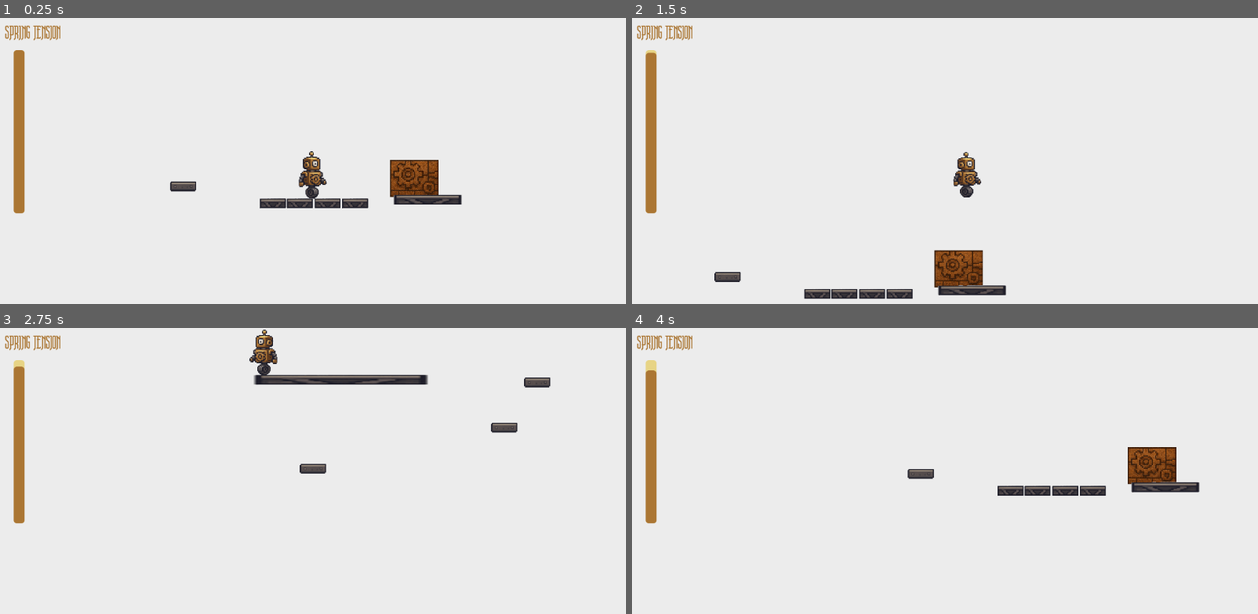
Above: before the commit, frames 1-4 (two rows, left to right).
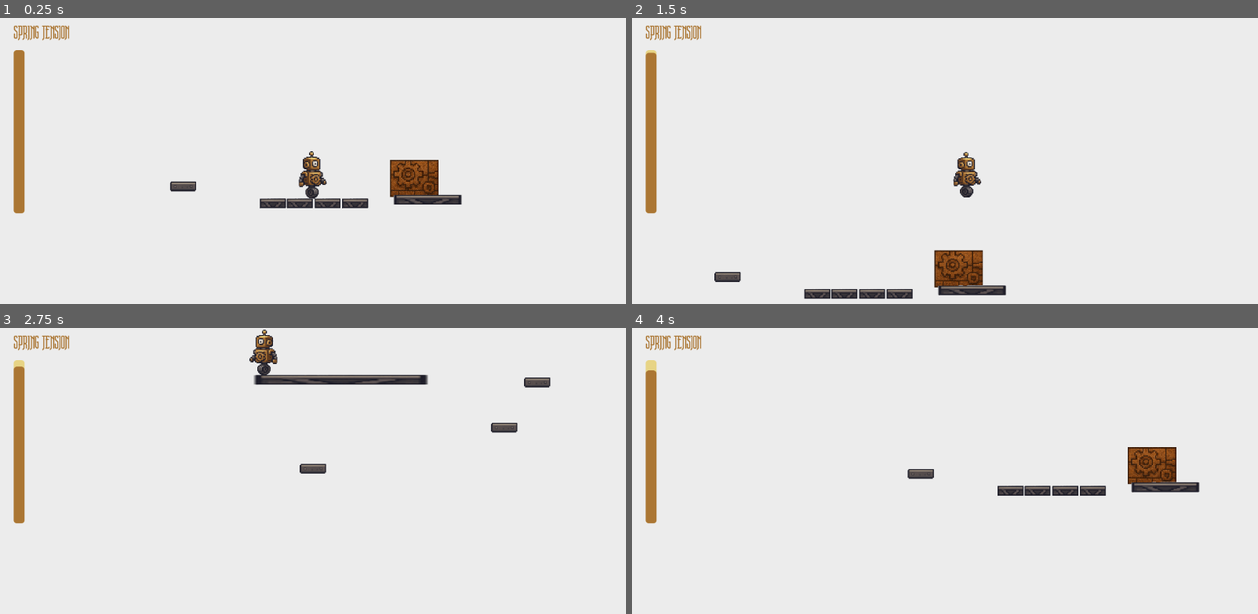
Above: after the commit, the same moments.

Repository: M1rceaDogaru/wound-up
Game: Godot game, scene res://game/game.tscn
Same seed, same stepped clock (60 frames per second), same inputs: the game is played once before the commit and once after it.
Inputs:
- Up to frame 1 (0.25 s): no input
- Up to frame 2 (1.5 s): hold D (move_right) from 0.53 s (still down); tap R (rewind) at 0.6 s; tap W (jump) at 0.77 s; tap O (overwind) at 1.35 s
- Up to frame 3 (2.75 s): tap W (jump) at 1.52 s; tap R (rewind) at 1.55, 2.1 s; release D (move_right) at 2.03 s; hold A (move_left) from 2.03 s (still down)
- Up to frame 4 (4 s): release A (move_left) at 2.78 s; hold D (move_right) from 2.78 s (still down); tap R (rewind) at 2.85, 3.8 s; tap W (jump) at 3.02, 3.77 s; tap O (overwind) at 3.6 s

The runs differ from the first frame. In frame 1, 0.4% of the frame differs, in the area x 0-12%, y 2-8%; in frame 2, 0.4%; in frame 3, 0.4%; in frame 4, 0.4%.

Commit message:
Add player damage

Diff:
--- a/src/enemies/sentinel.gd
+++ b/src/enemies/sentinel.gd
@@ -28,3 +28,7 @@
 			body.bounce_from_stomp(stomp_bounce_force)
 			# Damage the enemy
 			take_damage(body)
+
+func _on_body_entered(body: Node2D) -> void:
+	if body.is_in_group("player"):
+		body.take_damage(global_position)
--- a/src/enemies/sentinel.tscn
+++ b/src/enemies/sentinel.tscn
@@ -25,3 +25,5 @@
 [node name="CollisionShape2D" type="CollisionShape2D" parent="StompArea"]
 position = Vector2(-1, -309)
 shape = SubResource("RectangleShape2D_o46ac")
+
+[connection signal="body_entered" from="." to="." method="_on_body_entered"]
--- a/src/enemies/walking_bot.gd
+++ b/src/enemies/walking_bot.gd
@@ -28,3 +28,7 @@
 			body.bounce_from_stomp(stomp_bounce_force)
 			# Damage the enemy
 			take_damage(body)
+
+func _on_body_entered(body: Node2D) -> void:
+	if body.is_in_group("player"):
+		body.take_damage(global_position)
--- a/src/enemies/walking_bot.tscn
+++ b/src/enemies/walking_bot.tscn
@@ -28,3 +28,5 @@
 [node name="CollisionShape2D" type="CollisionShape2D" parent="StompArea"]
 position = Vector2(-0.5, -127)
 shape = SubResource("RectangleShape2D_rgmjv")
+
+[connection signal="body_entered" from="." to="." method="_on_body_entered"]
--- a/src/map/rewind_station.tscn
+++ b/src/map/rewind_station.tscn
@@ -22,6 +22,7 @@
 
 [node name="Hint" type="RichTextLabel" parent="."]
 visible = false
+z_index = 10
 anchors_preset = 5
 anchor_left = 0.5
 anchor_right = 0.5
--- a/src/maps/sentinel.tscn
+++ b/src/maps/sentinel.tscn
@@ -1,10 +1,11 @@
-[gd_scene load_steps=16 format=4 uid="uid://bfj4c1tyln6a1"]
+[gd_scene load_steps=17 format=4 uid="uid://bfj4c1tyln6a1"]
 
 [ext_resource type="PackedScene" uid="uid://bv1v81aa2q4gw" path="res://map/map.tscn" id="1_e3u6v"]
 [ext_resource type="Script" uid="uid://dvrm3wi684owy" path="res://maps/sentinel_map.gd" id="2_asbfi"]
 [ext_resource type="PackedScene" uid="uid://bin6wnaw5ta86" path="res://map/transition.tscn" id="2_autn2"]
 [ext_resource type="PackedScene" uid="uid://dcrah5vg0thhx" path="res://enemies/sentinel.tscn" id="5_asbfi"]
 [ext_resource type="Texture2D" uid="uid://bska4m407gjfw" path="res://sprites/background1.png" id="5_n13sd"]
+[ext_resource type="PackedScene" uid="uid://dqbp08kwhxyoe" path="res://map/rewind_station.tscn" id="6_n13sd"]
 
 [sub_resource type="TileSetAtlasSource" id="TileSetAtlasSource_oggui"]
 texture = ExtResource("5_n13sd")
@@ -373,5 +374,8 @@
 [node name="BottomRight" parent="Limits" index="1"]
 position = Vector2(5154, 1690)
 
+[node name="RewindStation" parent="." index="10" instance=ExtResource("6_n13sd")]
+position = Vector2(4581, 1281)
+
 [connection signal="body_entered" from="SentinelTrigger" to="." method="_on_sentinel_trigger_body_entered"]
 [connection signal="timeout" from="SentinelWait" to="." method="_on_sentinel_wait_timeout"]
--- a/src/player/player.gd
+++ b/src/player/player.gd
@@ -20,6 +20,7 @@
 @export var spring_depletion_rate: float = 5.0 # Tension lost per second
 @export var damage_depletion_amount: float = 25.0
 @export var overwound_depletion_multiplier: float = 1.5
+@export var knockback_force: float = 1500
 
 # Rewind system Properties
 @export var rewind_cooldown := 2.0
@@ -39,6 +40,9 @@
 # Quality of Life Variables
 var can_coyote_jump: bool = false
 var has_jump_buffer: bool = false
+
+var invulnerability_tween: Tween
+var is_invulnerable = false
 
 # Node References
 @onready var coyote_timer = $CoyoteTimer
@@ -174,9 +178,15 @@
 	jump_buffer_timer.stop()
 	# Play jump sound effect here later
 
-func take_damage():
+func take_damage(from_position: Vector2):
+	if is_invulnerable:
+		return
+
 	spring_tension -= damage_depletion_amount
-	# Add knockback, invulnerability frames, etc. here later
+	var knockback_direction = (global_position - from_position).normalized()
+	# Apply the knockback force vector
+	velocity = Vector2(knockback_direction * knockback_force)
+	start_invulnerability()
 
 func game_over(reason: String):
 	print("Game Over: ", reason)
@@ -263,9 +273,28 @@
 	if RewindSystem.is_rewinding:
 		RewindSystem.stop_rewind()
 
+# --- Invulnerability ---
+func start_invulnerability():
+	is_invulnerable = true
+	$InvulnerabilityTimer.start()
+
+	# Create a blinking effect by modulating the sprite's alpha
+	invulnerability_tween = create_tween()
+	invulnerability_tween.set_loops() # Loop until manually killed
+	invulnerability_tween.tween_property(sprite, "modulate:a", 0.3, 0.1) # Fade out
+	invulnerability_tween.tween_property(sprite, "modulate:a", 1.0, 0.1) # Fade in
+	# This tween will loop until we kill it in _on_invulnerability_timer_timeout
+
 # --- TIMER SIGNAL CALLBACKS ---
 func _on_coyote_timer_timeout():
 	can_coyote_jump = false
 
 func _on_jump_buffer_timer_timeout():
 	has_jump_buffer = false
+
+func _on_invulnerability_timer_timeout() -> void:
+	if invulnerability_tween:
+		$Sprite2D.modulate.a = 1.0
+		invulnerability_tween.kill()
+		invulnerability_tween = null
+		is_invulnerable = false
--- a/src/player/player.tscn
+++ b/src/player/player.tscn
@@ -77,6 +77,7 @@
 coyote_time = 0.2
 jump_buffer_time = 0.2
 max_spring_tension = 300.0
+overwound_depletion_multiplier = 3.0
 
 [node name="Sprite2D" type="Sprite2D" parent="."]
 position = Vector2(0, -88.5)
@@ -96,7 +97,12 @@
 wait_time = 0.2
 one_shot = true
 
+[node name="InvulnerabilityTimer" type="Timer" parent="."]
+one_shot = true
+
 [node name="AnimationPlayer" type="AnimationPlayer" parent="."]
 libraries = {
 &"": SubResource("AnimationLibrary_yw30f")
 }
+
+[connection signal="timeout" from="InvulnerabilityTimer" to="." method="_on_invulnerability_timer_timeout"]
--- a/src/ui/player.tscn
+++ b/src/ui/player.tscn
@@ -33,9 +33,9 @@
 
 [node name="Label" type="Label" parent="."]
 layout_mode = 0
-offset_left = 12.0
+offset_left = 28.0
 offset_top = 12.0
-offset_right = 123.0
+offset_right = 139.0
 offset_bottom = 45.0
 theme_override_colors/font_color = Color(0.670588, 0.462745, 0.2, 1)
 theme_override_fonts/font = ExtResource("1_4smon")
